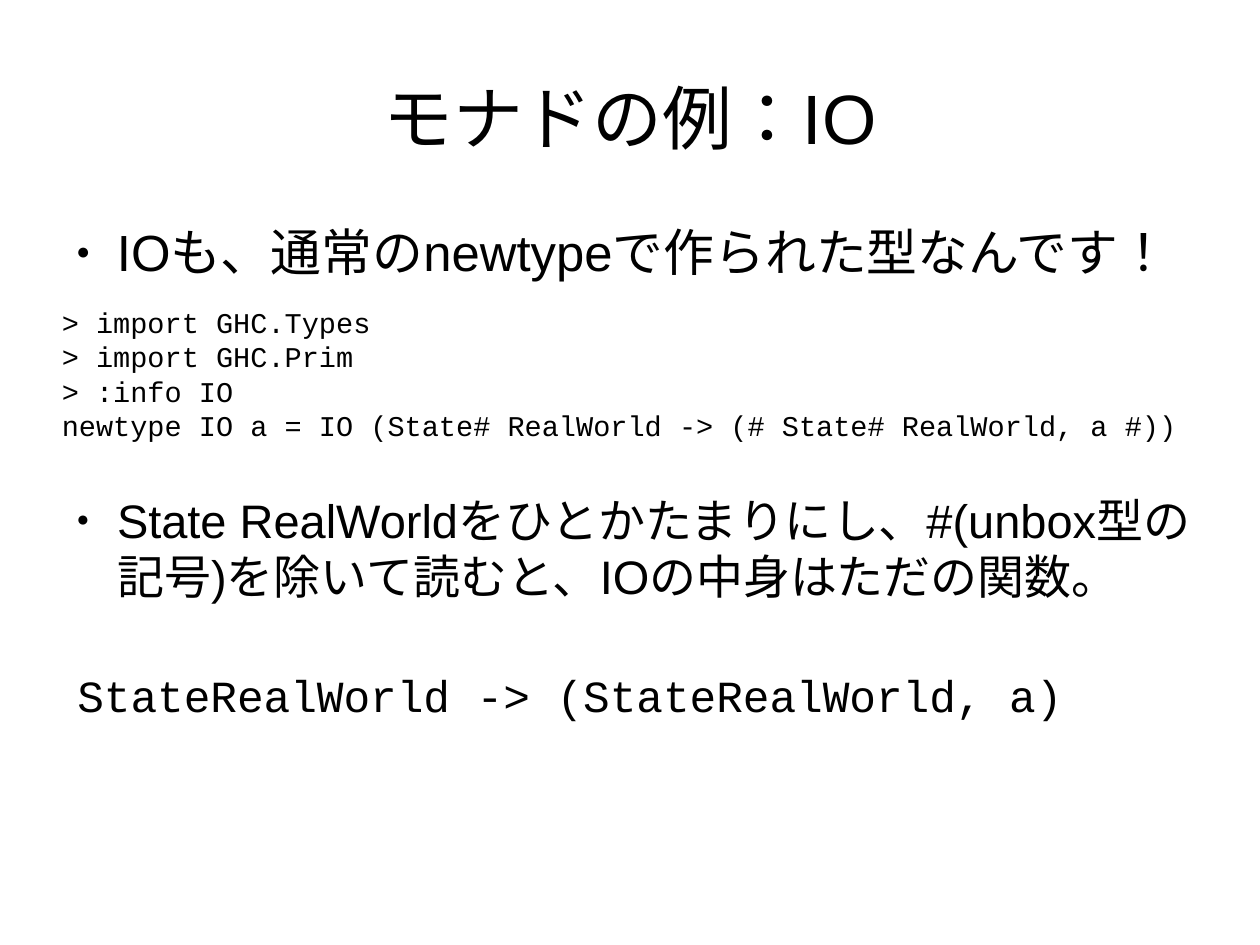
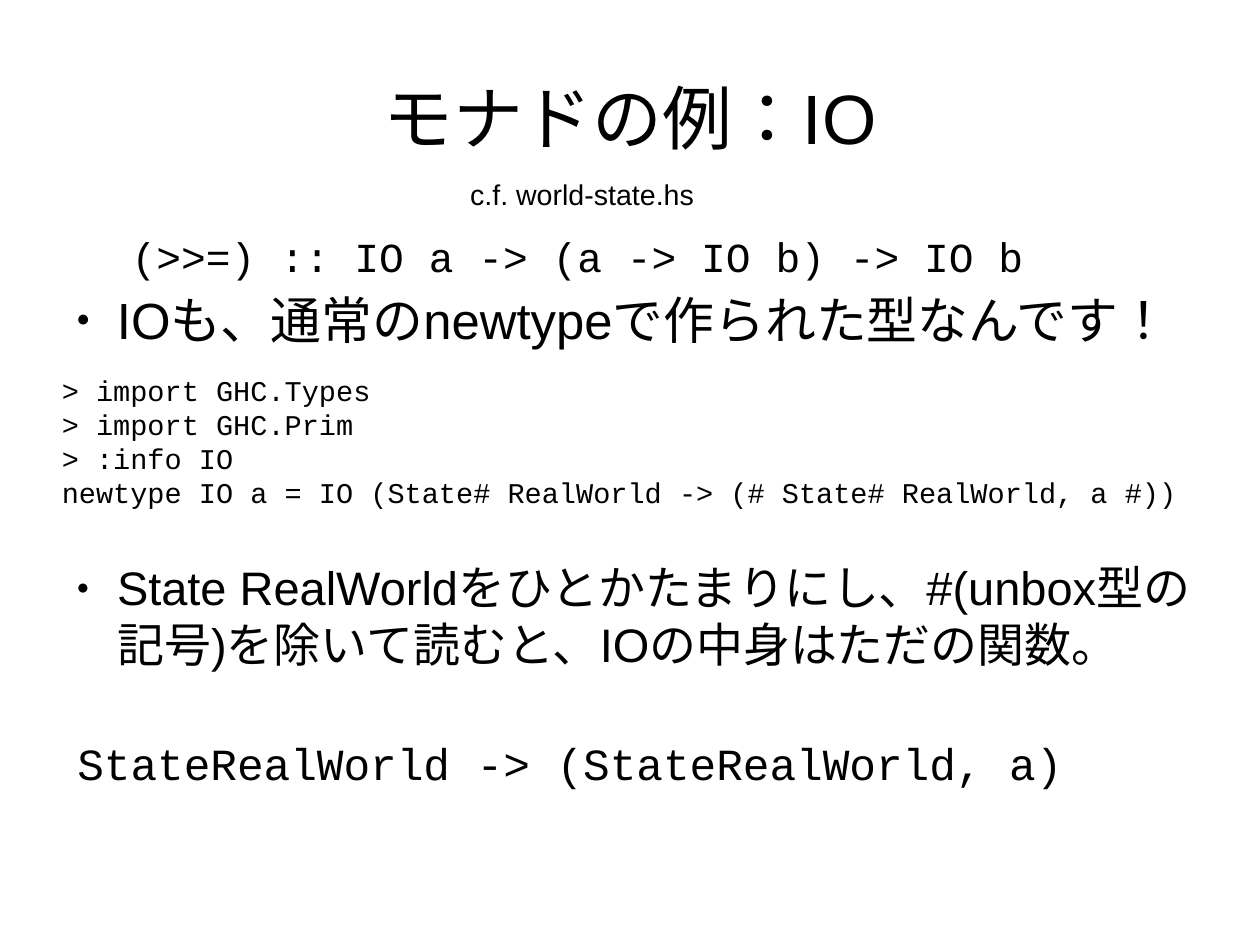
Before and after one commit to nushio3/learn-haskell, a slide deck: slide 89 of Tsukuba-2016.odp. Drawn at 1260x945 pixels with LibreOffice and Linux fonts; fonts in the diff are those of the drawing. Boxes give left, top, right and bottom in pixels: in the first picture for what was removed or moved away, otherwise in the second. Text is boxed around its words. In the diff, an @@ line names an element or a change of style, - is before the commit and + after.

```diff
--- a/Tsukuba-2016.odp
+++ b/Tsukuba-2016.odp
@@ text added at (470, 184, 694, 206), 18 pt, text #000000 @@
+c.f. world-state.hs
@@ text added at (354, 242, 1023, 281), 26 pt, text #000000 @@
+(>>=) :: IO a -> (a -> IO b) -> IO b
@@ text "IOも、通常のnewtypeで作られた型なんです！": place and size @@
-text "IOも、通常のnewtypeで作られた型なんです！" at (117, 231, 1169, 282)
+text "IOも、通常のnewtypeで作られた型なんです！" at (117, 298, 1169, 349)
@@ text "> import GHC.Types": place and size @@
-text "> import GHC.Types" at (62, 313, 1107, 442)
+text "> import GHC.Types" at (62, 380, 1107, 509)
@@ text "State RealWorldをひとかたまりにし、#(unbox型の記号)を除いて読むと、IOの中身はただの関数。": place and size @@
-text "State RealWorldをひとかたまりにし、#(unbox型の記号)を除いて読むと、IOの中身はただの関数。" at (117, 501, 1191, 604)
+text "State RealWorldをひとかたまりにし、#(unbox型の記号)を除いて読むと、IOの中身はただの関数。" at (117, 568, 1191, 672)
@@ text "StateRealWorld -> (StateRealWorld, a)": place and size @@
-text "StateRealWorld -> (StateRealWorld, a)" at (77, 681, 1062, 722)
+text "StateRealWorld -> (StateRealWorld, a)" at (77, 748, 1062, 790)
```
Also in this commit, not shown: 4 other slides changed, 1 other file.
